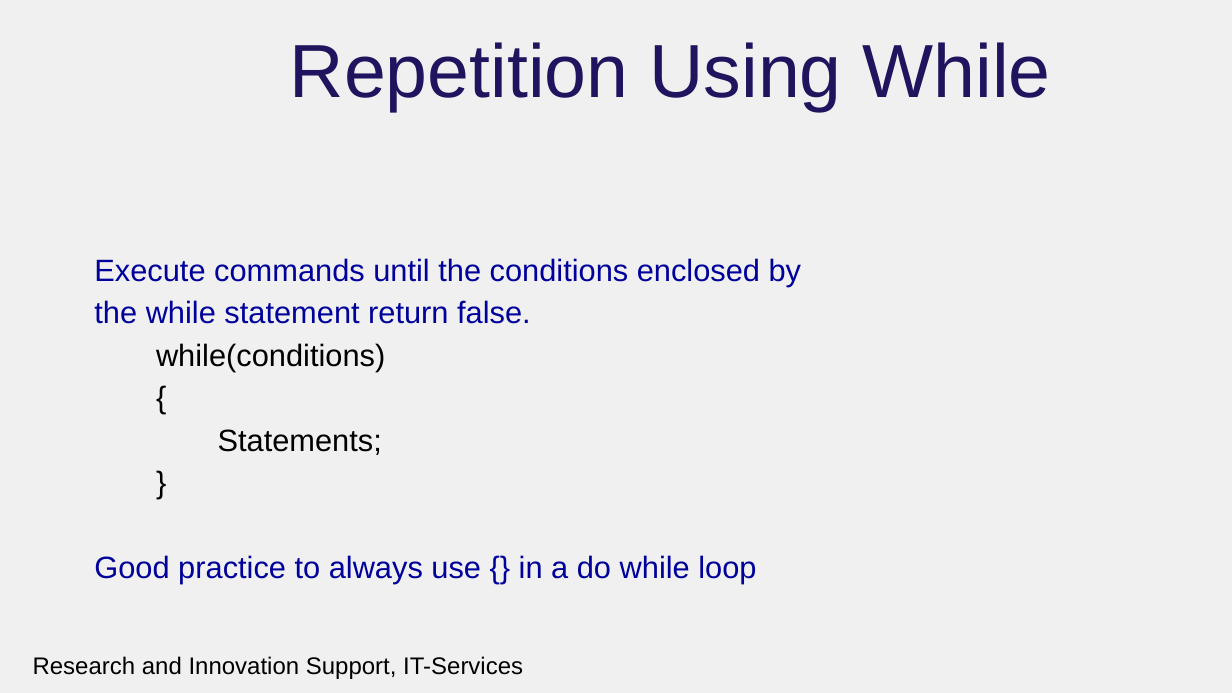
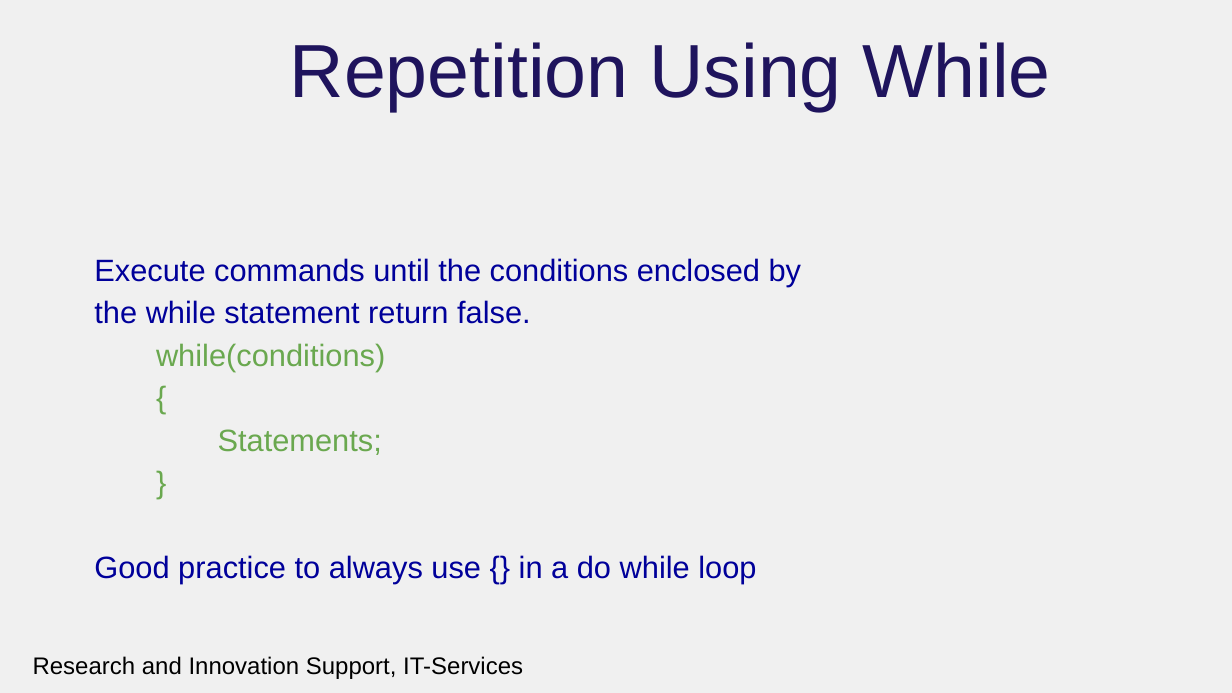
Before and after one commit to rcgsheffield/introc, a slide deck: slide 32 of archive/presentations/introtoc.pptx (slide 33 before the commit). Drawn at 1232x693 pixels with LibreOffice and Linux fonts; fonts in the diff are those of the drawing; background and template pictures are left out. Boxes give left, top, right and bottom in pixels: in the first picture for what was removed or moved away, otherwise in the second. Text is boxed around its words. In the diff, an @@ line names an element or a change of style, - is before the commit and + after.

```diff
--- a/archive/presentations/introtoc.pptx
+++ b/archive/presentations/introtoc.pptx
@@ text at box(156, 343, 385, 455): text colour #000000 to #6AA84F in "while(conditions)", "{", "Statements;", "}" @@
```
Also in this commit, not shown: 5 other slides changed, 1 slide removed, 31 other files.
